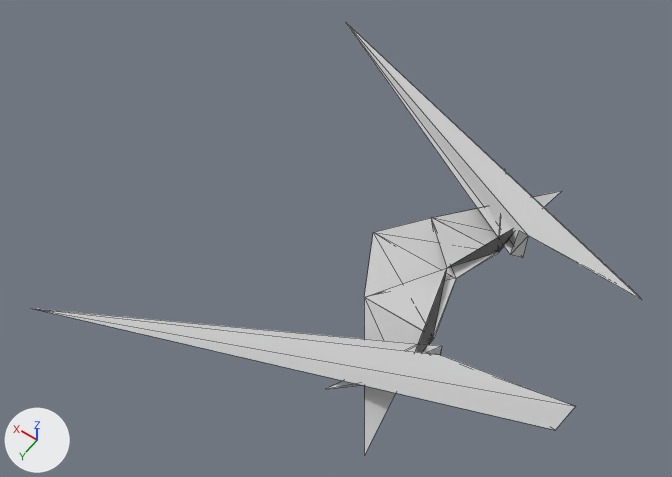
The glTF model models/spaceship3.glb: old version first, new version second.
One viewpoint serves both versions: a camera (50 mm lens) standing at (-2.24, 4.69, 7.08) and looking at (0.94, 0.24, 0.09). Arrows for +X, +Y and +Z are at lower left; the lights stay in place. Mesh edges are drawn as thin lines. Where no turn or scale is listed for an object, it has been applied to the vertices. Vertices at the same position are counted once.

Script lines for the objects in view, before the commit:
```python
mat_material = principled_material('Material')
mat_material.base_color = (0.6, 0.6, 0.6)  # light grey #cbcbcb
mat_material.roughness = 1.0
me_cube = bpy.data.meshes.new('Cube')
me_cube.from_pydata(...)  # 35 vertices, 48 faces; spans x -1.73..2.74, y -2.47..2.47, z -0.21..0.29
me_cube.materials.append(mat_material)  # light grey #cbcbcb
ob_cube = bpy.data.objects.new('Cube', me_cube)
ob_cube.location = (0.0, 0.0, 0.0)
```
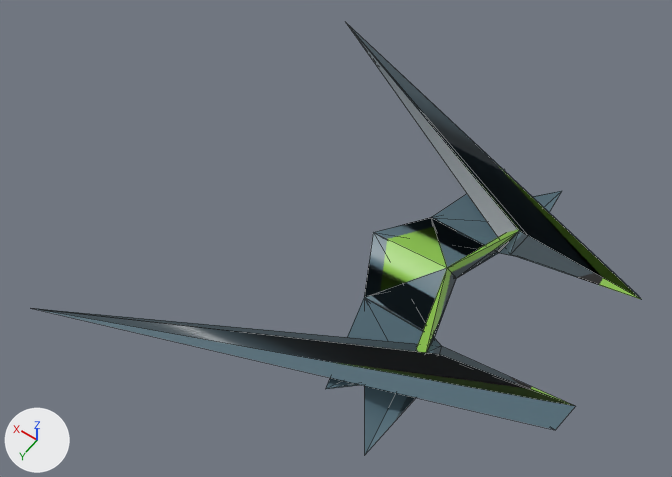
Boxes [x1, y1, x2, y2] around the edits, measured in the pictures (672 x 477 px):
'Cube', surface changed, reshaped: [32, 23, 642, 455] in both
part 1 of me_cube, built on: before [327, 23, 528, 389]; after [34, 23, 640, 454]
part 2 of me_cube, surface changed (grey to black): [33, 24, 639, 406] in both

What changed in the scene script:
```text
Add img_pixil_frame_0:
    img_pixil_frame_0 = load_image('pixil-frame-0', '_unpacked/pixil-frame-0', 2, 2, 'sRGB')
Change mat_material:
    remove mat_material.base_color = (0.6, 0.6, 0.6)  # light grey #cbcbcb
    add mat_material.texture = img_pixil_frame_0
    mat_material.roughness: 1.0 -> 0.4
Change me_cube:
    used by ob_cube; location = (0.0, 0.0, 0.0)
    remove me_cube.from_pydata(...)  # 35 vertices, 48 faces; spans x -1.73..2.74, y -2.47..2.47, z -0.21..0.29
    add me_cube.from_pydata(...)  # 35 vertices, 105 faces; spans x -1.73..2.74, y -2.47..2.47, z -0.21..0.29
    me_cube part 1
    22 faces are deleted
    79 new faces join them
    me_cube part 2: 4 kept faces spanning x -1.73..2.74, y -2.47..2.47, z 0.0..0.29 get new texture (UV) coordinates
```
